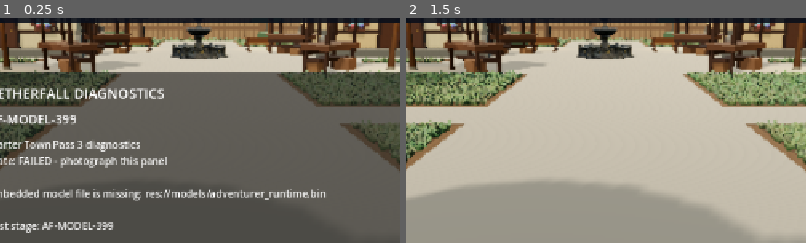
Above: before the commit, frames 1-2 (left to right).
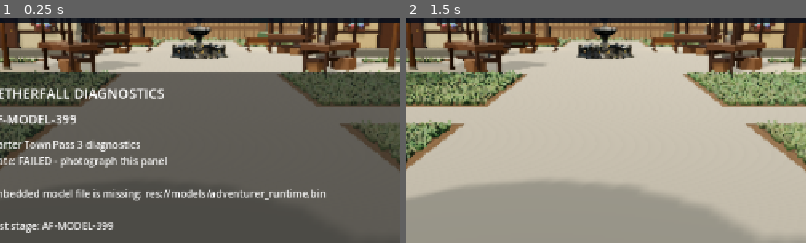
Above: after the commit, the same moments.

Repository: demetrecerrone-star/Aetherfall
Game: Godot game, scene res://starter_town.tscn
Same seed, same stepped clock (60 frames per second), same inputs: the game is played once before the commit and once after it.
Inputs:
- Up to frame 1 (0.25 s): no input
- Up to frame 2 (1.5 s): click "ERROR AF-MODEL-399" at 0.5 s; click "POSE: RELAX" at 1.25 s
The pictures show only the part of the screen within x 25-75%, y 18-68%; the shares and areas given below are measured in that part.

The runs differ from the first frame. In frame 1, 0.3% of the frame differs, in the area x 43-57%, y 3-19%; in frame 2, 0.3%.

Commit message:
Load fountain as embedded runtime GLB using proven Tripo character loader pattern

Diff:
--- a/cleanroom/starter_town.gd
+++ b/cleanroom/starter_town.gd
@@ -4,8 +4,9 @@
 const GateAshlar = preload("res://gate_ashlar.gd")
 const GrassField = preload("res://grass_field.gd")
 const GraphicsQuality = preload("res://graphics_quality.gd")
-# Static preload guarantees the user's GLB is included in Android export packs.
-const FOUNTAIN_SCENE = preload("res://models/fountain/MedievalFountain.glb")
+# Runtime .bin holds the same optimized GLB bytes and is explicitly
+# bundled in the Android export (Godot does not reliably preload raw .glb).
+const FOUNTAIN_RUNTIME_PATH := "res://models/fountain/MedievalFountain.bin"
 const RoadNetwork = preload("res://road_network.gd")
 const MountainValley = preload("res://mountain_valley.gd")
 const ZoneTransfer = preload("res://zone_transfer.gd")
@@ -1101,14 +1102,19 @@
     # Actual user-supplied Tripo medieval fountain, not procedural geometry.
     # The 11,226-triangle mesh and all three embedded PBR maps are preserved;
     # textures are optimized for mobile before they are committed to GitHub.
-    var fountain_path := "res://models/fountain/MedievalFountain.glb"
-    var fountain_scene := FOUNTAIN_SCENE as PackedScene
-    if fountain_scene == null:
-        push_error("AETHERFALL_FOUNTAIN_MISSING: " + fountain_path)
-        return
-    var fountain_mesh := fountain_scene.instantiate() as Node3D
+    if not FileAccess.file_exists(FOUNTAIN_RUNTIME_PATH):
+        push_error("AETHERFALL_FOUNTAIN_MISSING: " + FOUNTAIN_RUNTIME_PATH)
+        return
+    var raw := FileAccess.get_file_as_bytes(FOUNTAIN_RUNTIME_PATH)
+    var document := GLTFDocument.new()
+    var state := GLTFState.new()
+    var err := document.append_from_buffer(raw, "", state)
+    if err != OK:
+        push_error("AETHERFALL_FOUNTAIN_IMPORT_FAILED: %d" % err)
+        return
+    var fountain_mesh := document.generate_scene(state) as Node3D
     if fountain_mesh == null:
-        push_error("AETHERFALL_FOUNTAIN_INVALID: Imported fountain has no Node3D root")
+        push_error("AETHERFALL_FOUNTAIN_INVALID: Runtime GLB has no 3D scene root")
         return
     var fountain := Node3D.new()
     fountain.name = "TownFountain"
@@ -1122,7 +1128,7 @@
     # surrounding market-square loop open for both player and camera.
     _add_circle_blocker(Vector2(0.0, -4.0), 1.60, PLAYER_WORLD_RADIUS + 0.04)
     _add_camera_cylinder(Vector3(0.0, 1.34, -4.0), 1.60, 2.56)
-    fountain.set_meta("fountain_asset", "res://models/fountain/MedievalFountain.glb")
+    fountain.set_meta("fountain_asset", FOUNTAIN_RUNTIME_PATH)
     fountain.set_meta("fountain_imported", true)
     fountain.set_meta("fountain_visual_scale", 3.2)
     fountain.set_meta("fountain_source_triangles", 11226)
